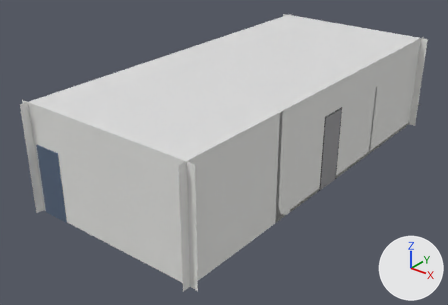
One commit to the glTF model room_a.glb: the scene before it, then after it.
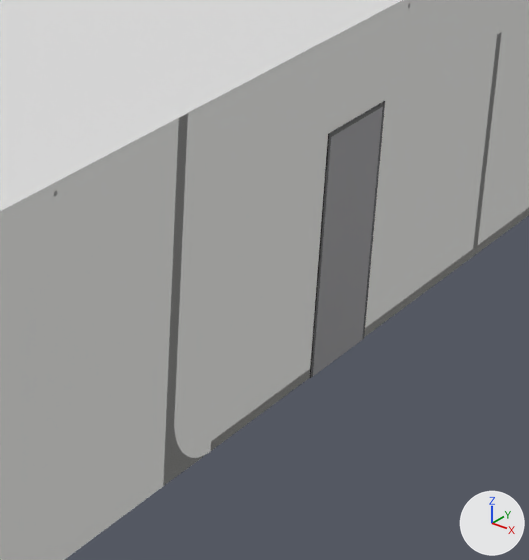
Each version appears first whole from a 50 mm lens placed at (13.83, -21.51, 9.4), pointed at (2.46, -7.29, 0.59), and next in a close-up on the part from 50% to 86% of the width and 25% to 81% of the height. The axes (+X, +Y, +Z) are drawn at lower right. The lights are the same throughout. The older version's two pictures come first. Vertices at exactly the same position are counted once.

Names of what the first close-up shows: 'room'.
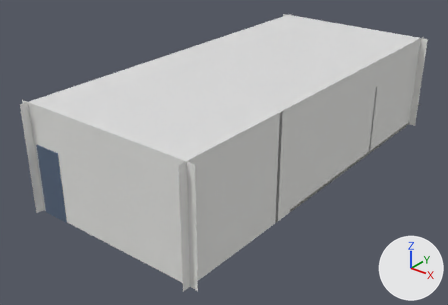
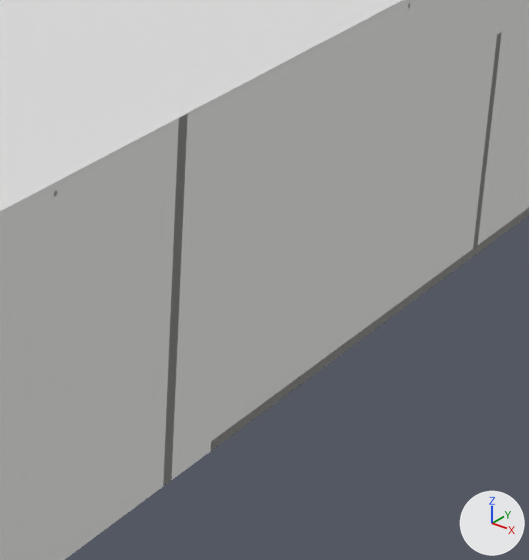
Changed parts and their boxes (x1, y1, x2, y2) in the close-ups (529 x 560 px):
part 1 of me_floor, deleted
    before: (310, 101, 385, 378)
part 2 of me_floor, reshaped
    before: (172, 390, 293, 480)

Edits to the bpy script that builds the scene:
```text
Add mat_cyc_skin:
    mat_cyc_skin = principled_material('cyc_skin')
    mat_cyc_skin.base_color = (0.86, 0.86, 0.84)  # white #efefec
    mat_cyc_skin.roughness = 0.92
Change me_floor:
    used by ob_room; location = (0.0, 0.0, 0.0)
    remove me_floor.from_pydata(...)  # 2344 vertices, 4102 faces; spans x -0.25..5.93, y -12.87..0.25, z 0.0..3.37
    add me_floor.from_pydata(...)  # 2596 vertices, 4556 faces; spans x -0.25..5.93, y -12.87..0.25, z 0.0..3.37
    me_floor part 1: 7 loose pieces with 92 vertices, spanning x -0.01..5.69, y -7.55..-1.39, z 0.0..2.45, are deleted
    me_floor part 2: 34 vertices removed from x 1.1..5.68, y -8.89..-5.69, z 0.0..0.55; 354 vertices added at x 1.1..5.68, y -8.89..-5.69, z 0.0..3.37
    other edits to the shape of me_floor do not show in these pictures
    add me_floor.materials.append(mat_cyc_skin)  # white #efefec
```
